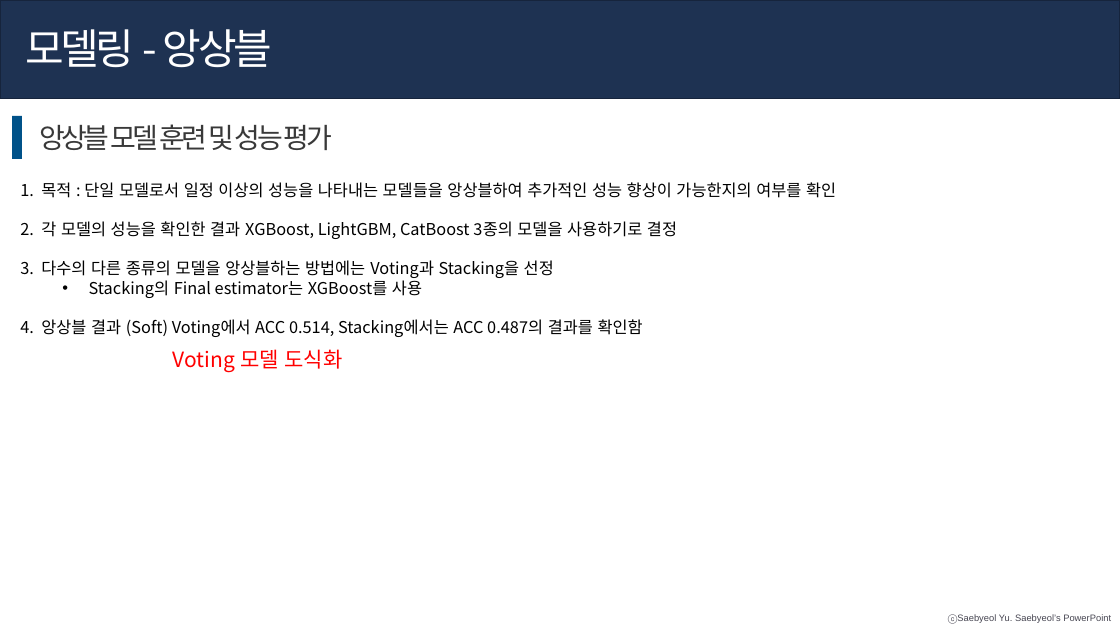
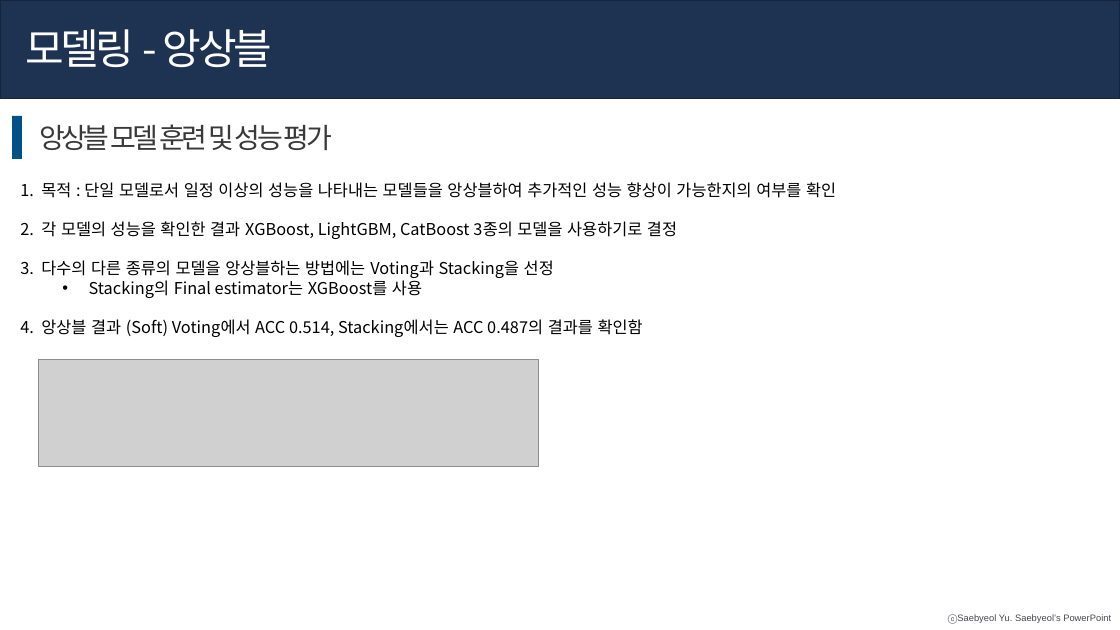
Before and after one commit to hyk2202/mega_final_project, a slide deck: slide 6 of PPT_이진규.pptx (slide 5 before the commit). Drawn at 1120x630 pixels with LibreOffice and Linux fonts; fonts in the diff are those of the drawing; grey boxes stand for pictures. Boxes give left, top, right and bottom in pixels: in the first picture for what was removed or moved away, otherwise in the second. Text is boxed around its words. In the diff, an @@ line names an element or a change of style, - is before the commit and + after.

```diff
--- a/PPT_이진규.pptx
+++ b/PPT_이진규.pptx
@@ text removed at [173,349,343,372] @@
-Voting 모델 도식화
@@ picture added at [38,360,539,466] @@
```
Also in this commit, not shown: 4 other slides changed, 1 slide added, 2 other files.
